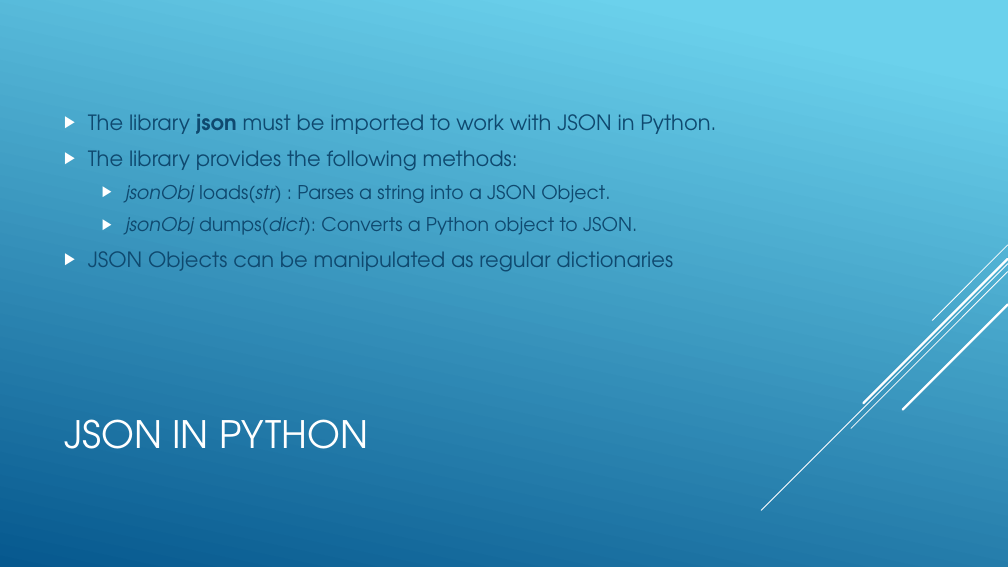
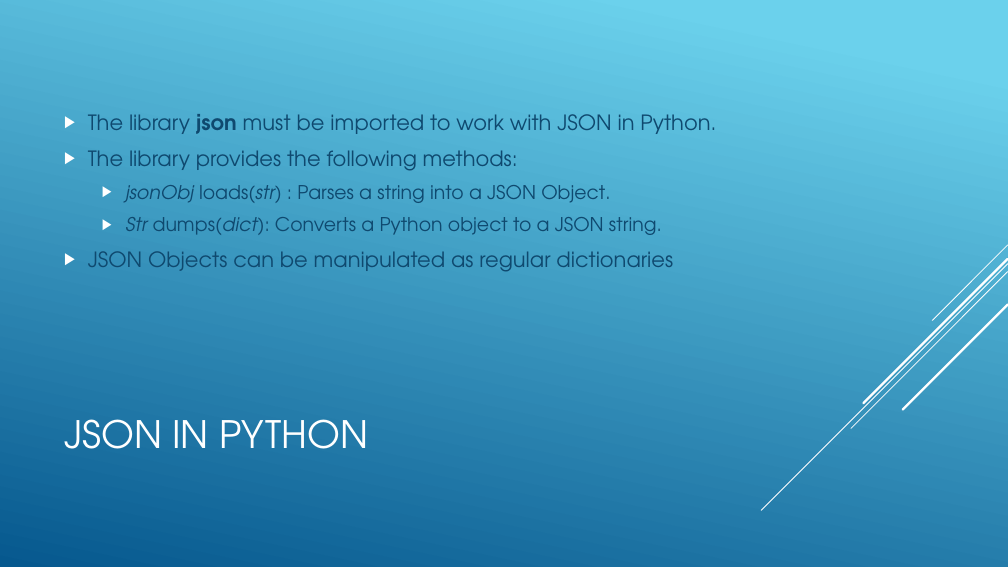
Before and after one commit to cabarca01/PythonDojo, a slide deck: slide 8 of slides/klasse11.pptx. Drawn at 1008x567 pixels with LibreOffice and Linux fonts; fonts in the diff are those of the drawing. Boxes give left, top, right and bottom in pixels: in the first picture for what was removed or moved away, otherwise in the second. Text is boxed around its words. In the diff, an @@ line names an element or a change of style, - is before the commit and + after.

```diff
--- a/slides/klasse11.pptx
+++ b/slides/klasse11.pptx
@@ text at box(126, 217, 662, 235): text changed @@
-  ▶ jsonObj dumps(dict): Converts a Python object to JSON.
+  ▶ Str dumps(dict): Converts a Python object to a JSON string.
```
Also in this commit, not shown: 2 other files.
